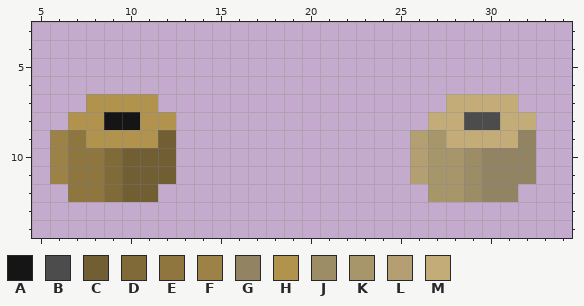
Edited in one commit: pixel-art sprite (ProyectosSDL/HolaSDL/images/Items/ducktape.png). This is how it looked before the edit.
The file is 40x20 pixels. Colours within 5 levels of each other are drawn and written as one. Shown: x 5..34, y 3..14.
Palette (. is transparent): A #151515  B #4c4c4c  C #715e32  D #806a38  E #8e763e  F #9c8247  G #928362  H #b1934e  J #9d8d66  K #a8966b  L #b39f72  M #c3ac77
Once edited:
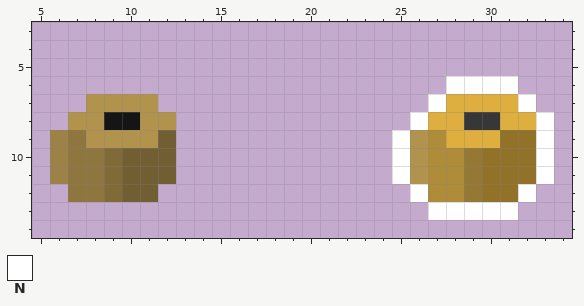
Colours new in this view: N #ffffff
Changes in this commit:
{"colour":"B","old":"#4c4c4c","new":"#373737"}
{"colour":"G","old":"#928362","new":"#927229"}
{"colour":"J","old":"#9d8d66","new":"#957834"}
{"colour":"K","old":"#a8966b","new":"#af8c3a"}
{"colour":"M","old":"#c3ac77","new":"#deae3e"}
{"y":6,"x":28,"old":"....","new":"NNNN"}
{"y":7,"x":27,"old":".","new":"N"}
{"y":7,"x":32,"old":".","new":"N"}
{"y":8,"x":26,"old":".","new":"N"}
{"y":8,"x":33,"old":".","new":"N"}
{"y":9,"x":25,"old":".L","new":"NH"}
{"y":9,"x":31,"old":"M","new":"G"}
{"y":9,"x":33,"old":".","new":"N"}
{"y":10,"x":25,"old":".L","new":"NH"}
{"y":10,"x":33,"old":".","new":"N"}
{"y":11,"x":25,"old":".L","new":"NH"}
{"y":11,"x":33,"old":".","new":"N"}
{"y":12,"x":26,"old":".","new":"N"}
{"y":12,"x":32,"old":".","new":"N"}
{"y":13,"x":27,"old":".....","new":"NNNNN"}
